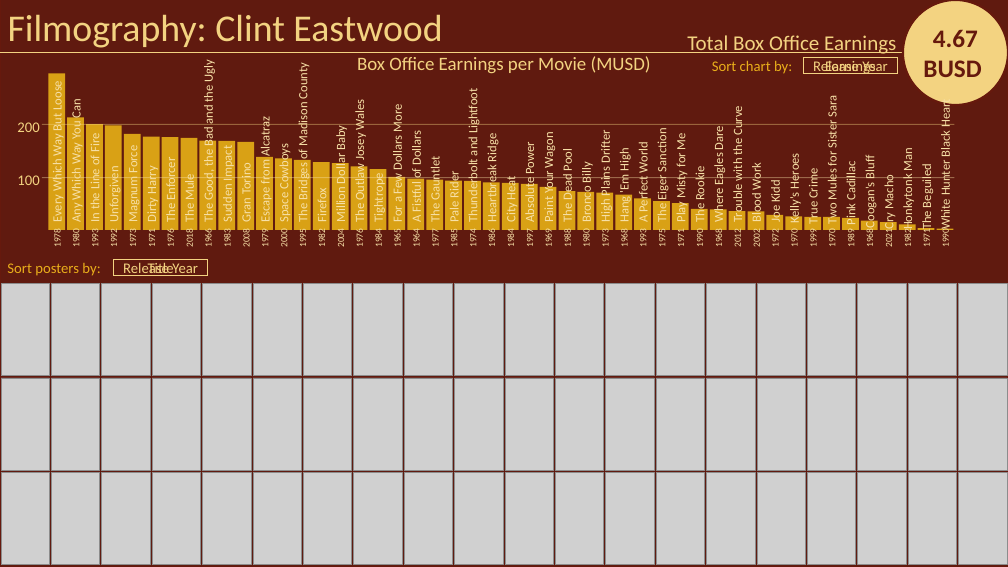
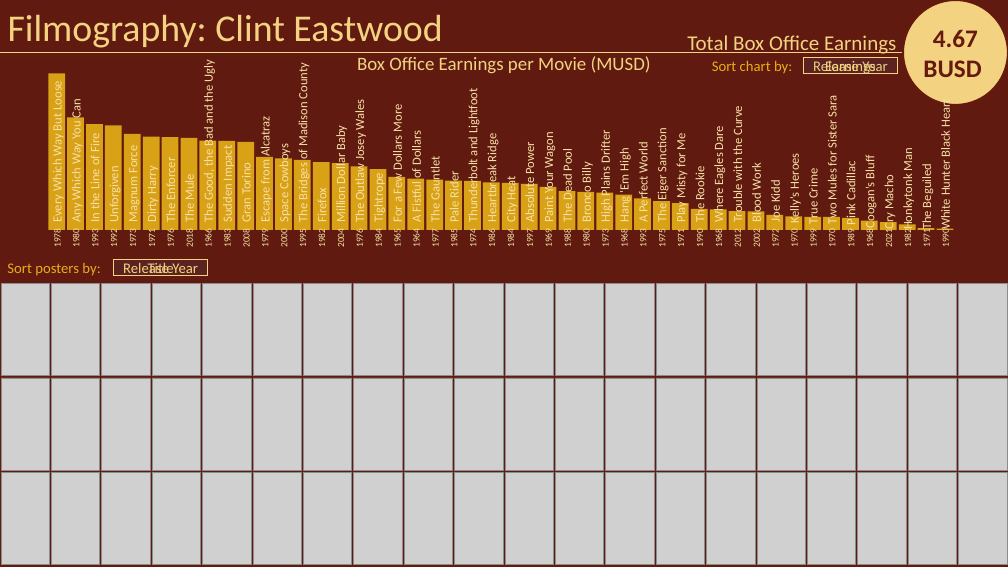
Before and after one commit to asifsalam/r_and_powerpoint, a slide deck: slide 1 of output/P3-B-Complete-Slide.pptx. Drawn at 1008x567 pixels with LibreOffice and Linux fonts; fonts in the diff are those of the drawing; grey boxes stand for pictures; background and template pictures are left out; a plain dark background stands for a picture behind light text. Boxes give left, top, right and bottom in pixels: in the first picture for what was removed or moved away, otherwise in the second. Text is boxed around its words. In the diff, an @@ line names an element or a change of style, - is before the commit and + after.

```diff
--- a/output/P3-B-Complete-Slide.pptx
+++ b/output/P3-B-Complete-Slide.pptx
@@ fill none to #4472C4 at 5% opacity in 4 elements at [113, 259, 208, 275], [113, 259, 208, 275], [803, 57, 898, 73], [803, 57, 898, 73] @@
@@ text removed at [17, 122, 39, 132] @@
-200
@@ line removed from (42, 125) to (954, 125) @@
@@ text removed at [17, 175, 39, 185] @@
-100
@@ line removed from (42, 178) to (954, 178) @@
```
Also in this commit, not shown: 1 other file.
